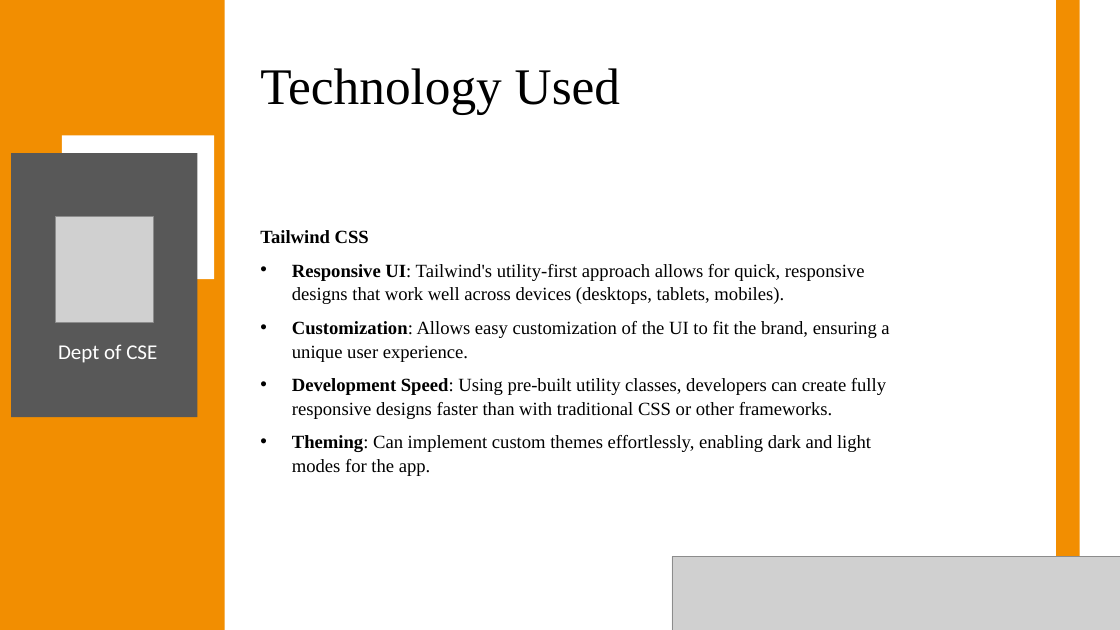
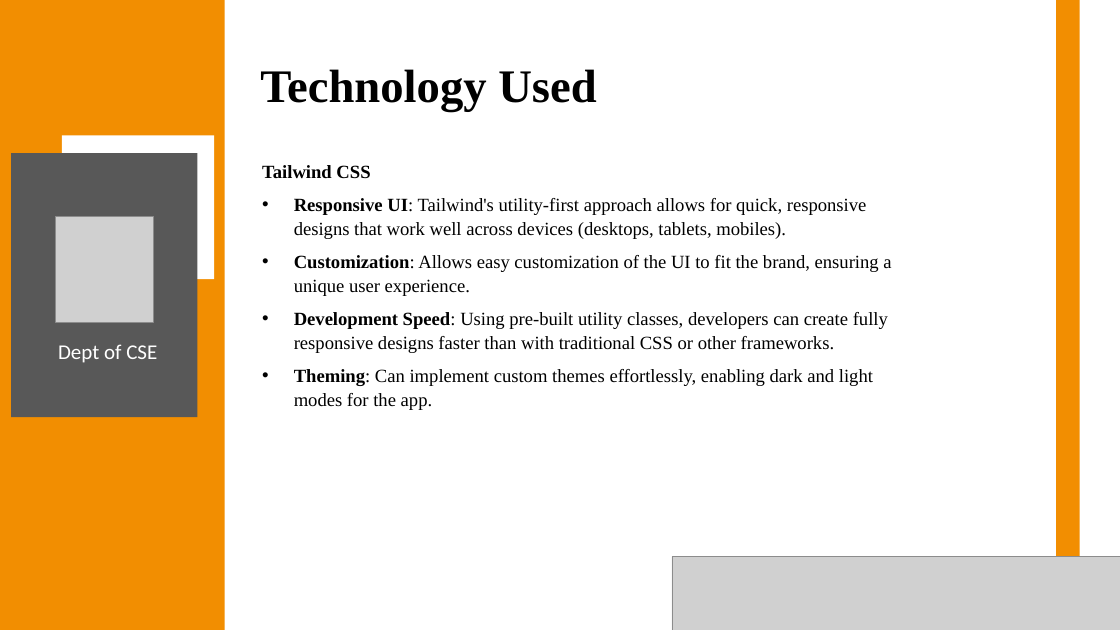
Before and after one commit to Anish202020/7th-Semester, a slide deck: slide 16 of Report & PPT/Project Work/Ppt/Callify Synopsis.pptx (slide 11 before the commit). Drawn at 1120x630 pixels with LibreOffice and Linux fonts; fonts in the diff are those of the drawing; grey boxes stand for pictures. Boxes give left, top, right and bottom in pixels: in the first picture for what was removed or moved away, otherwise in the second. Text is boxed around its words. In the diff, an @@ line names an element or a change of style, - is before the commit and + after.

```diff
--- a/Report & PPT/Project Work/Ppt/Callify Synopsis.pptx
+++ b/Report & PPT/Project Work/Ppt/Callify Synopsis.pptx
@@ title "Technology Used" at (260,69,596,112): size 44 to 40 pt, bold on @@
@@ text "Tailwind CSS": place and size @@
-text "Tailwind CSS" at (260,230,889,476)
+text "Tailwind CSS" at (262,165,891,410)
```
Also in this commit, not shown: 17 other slides changed, 7 slides added.
